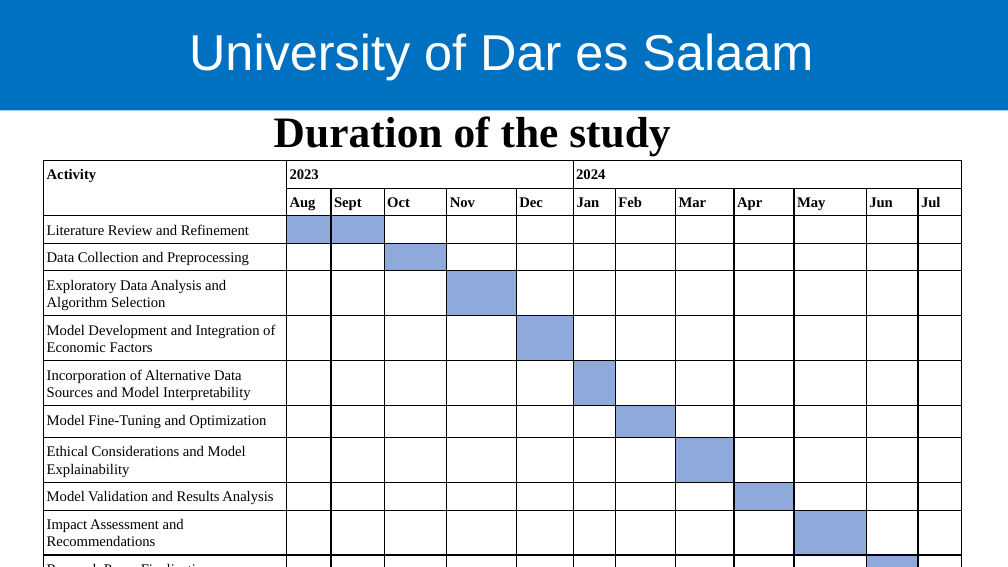
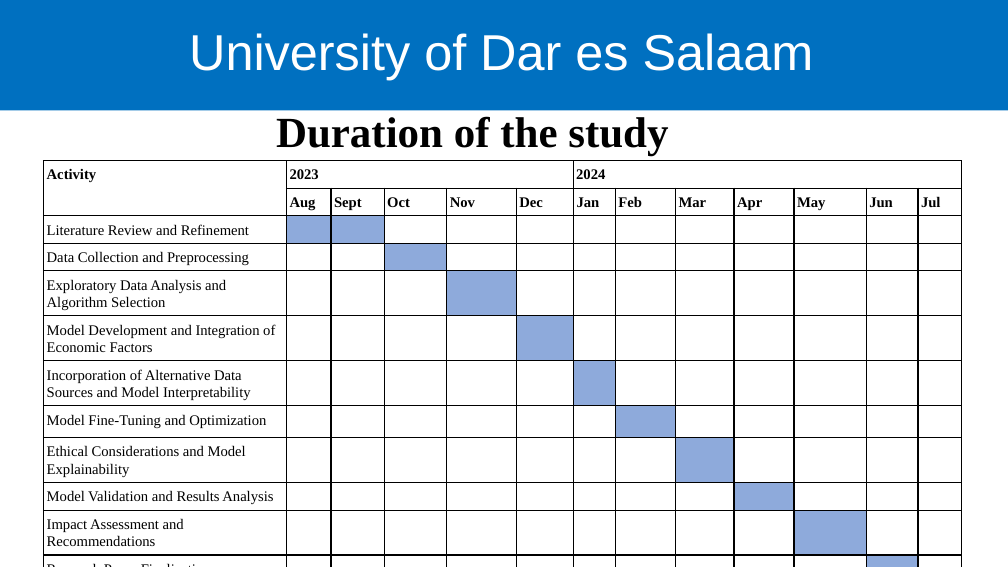
Before and after one commit to nkutigwa/Research_Proposal_Tracking, a slide deck: slide 18 of PROPOSAL.pptx. Drawn at 1008x567 pixels with LibreOffice and Linux fonts; fonts in the diff are those of the drawing; background and template pictures are left out. Boxes give left, top, right and bottom in pixels: in the first picture for what was removed or moved away, otherwise in the second. Text is boxed around its words. In the diff, an @@ line names an element or a change of style, - is before the commit and + after.

```diff
--- a/PROPOSAL.pptx
+++ b/PROPOSAL.pptx
@@ title "Duration of the study" at (276,116,668,156): size 31 to 30.7 pt @@
```
Also in this commit, not shown: 1 other slide changed.
